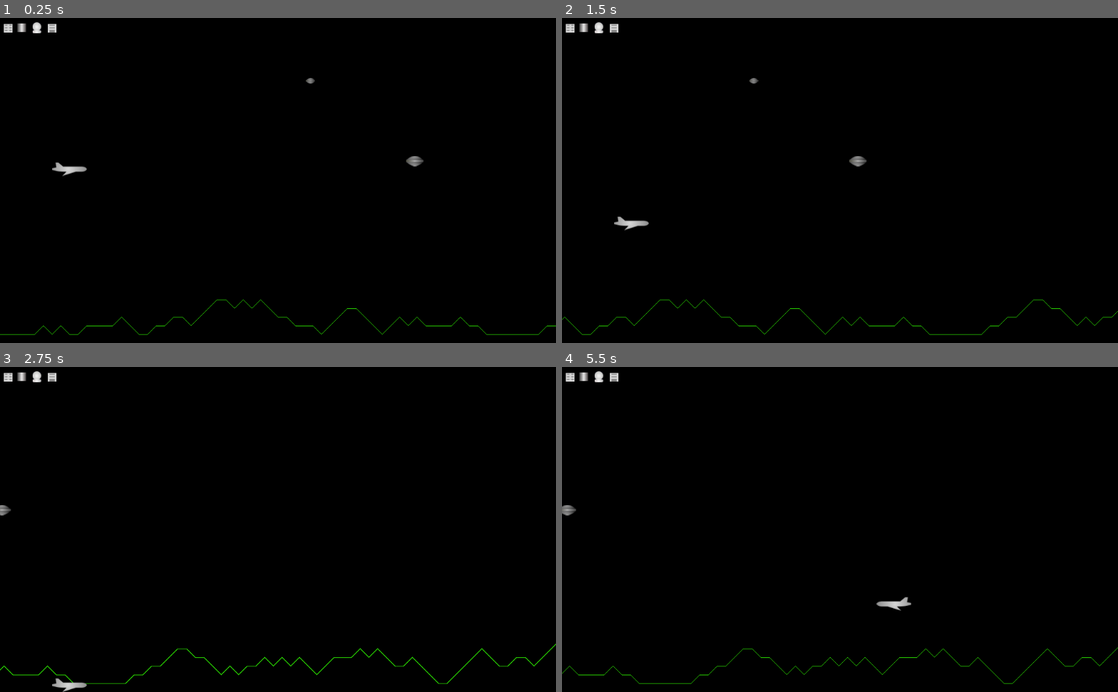
Above: before the commit, frames 1-4 (two rows, left to right).
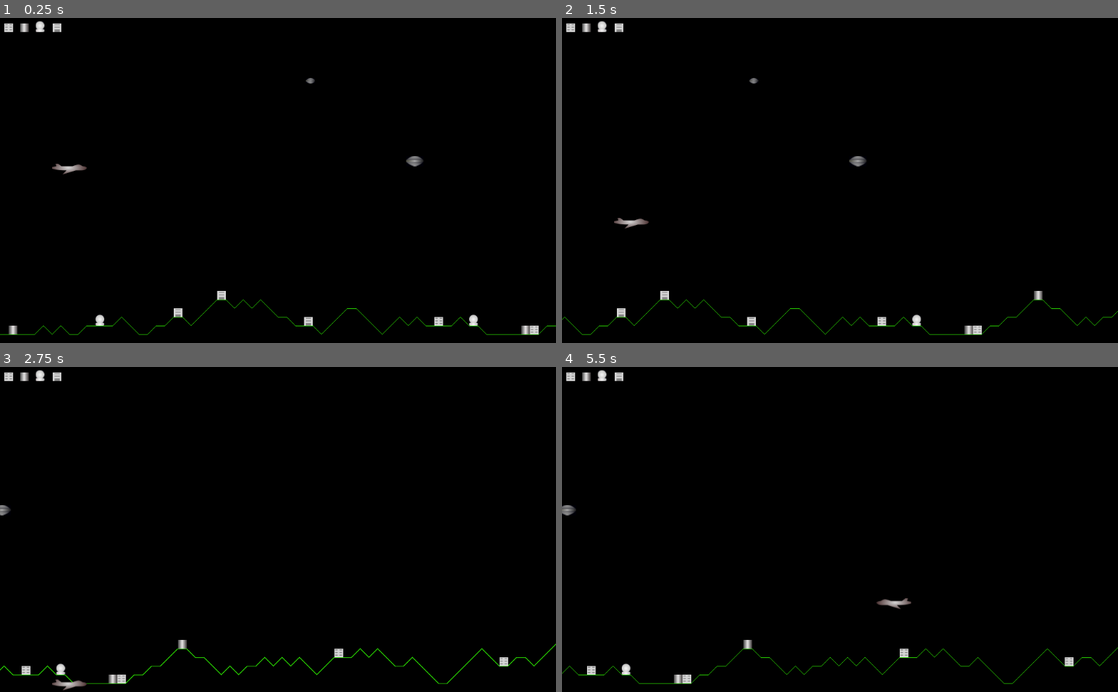
Above: after the commit, the same moments.

Repository: andrew-wilkes/godotia
Game: Godot game, scene res://Main.tscn
Two runs of this game, one before a commit and one after it. Both use one fixed random seed, a clock stepped at 60 frames per second and the inputs below.
Inputs:
- Up to frame 1 (0.25 s): no input
- Up to frame 2 (1.5 s): tap Enter at 0.5 s; hold Right (ui_right) 0.53-1.28 s; hold Down (ui_down) from 1.28 s (still down)
- Up to frame 3 (2.75 s): release Down (ui_down) at 2.03 s; hold Right (ui_right) from 2.03 s (still down)
- Up to frame 4 (5.5 s): release Right (ui_right) at 2.78 s; hold Up (ui_up) 2.78-3.53 s; hold Left (ui_left) 3.53-5.03 s; hold Down (ui_down) from 5.03 s (still down)

The runs differ from the first frame. In frame 1, 0.7% of the frame differs, in the area x 0-97%, y 0-98%; in frame 2, 0.7%; in frame 3, 0.7%; in frame 4, 0.7%.

Commit message:
Add structures to scene

Diff:
--- a/Main.gd
+++ b/Main.gd
@@ -8,7 +8,7 @@
 enum { LEFT, RIGHT }
 
 var background
-var terrain
+var terrain : Terrain
 var player
 var anim : AnimationPlayer
 var scroll_position = 0
@@ -20,8 +20,17 @@
 	terrain = find_node("Terrain")
 	terrain.get_parent().motion_mirroring.x = terrain.last_point.x
 	player = $Player
+	anim = $AnimationPlayer
+	start_game()
+
+
+func start_game():
 	player.position.x = PLAYER_MARGIN
-	anim = $AnimationPlayer
+	# Add structures to terrain flats
+	for point in Structures.coors:
+		var item = Structures.get_item(point, terrain.GRID_SIZE)
+		item.add_to_group("structures")
+		terrain.line.add_child(item)
 
 
 func _process(delta):
--- a/Structure.tscn
+++ b/Structure.tscn
@@ -5,4 +5,5 @@
 
 [node name="Structure" type="Sprite"]
 texture = ExtResource( 2 )
+centered = false
 script = ExtResource( 1 )
--- a/Terrain.gd
+++ b/Terrain.gd
@@ -1,4 +1,6 @@
 extends Node2D
+
+class_name Terrain
 
 const SEED = 7
 const GRID_SIZE = 16.0
@@ -16,6 +18,7 @@
 # warning-ignore:return_value_discarded
 	get_tree().get_root().connect("size_changed", self, "set_base_level")
 	add_points()
+	add_structures()
 
 
 func set_base_level():
@@ -43,3 +46,9 @@
 	if last_point and last_point.y == point.y:
 		flats.append(point)
 	last_point = point
+
+
+func add_structures():
+	flats.shuffle()
+	for i in range(0, flats.size() * Structures.DENSITY):
+		Structures.append_point(flats[i])
--- a/autoload/Structures.gd
+++ b/autoload/Structures.gd
@@ -1,9 +1,12 @@
 extends Node2D
 
 const TEST = true
+const DENSITY = 0.3
+
+var coors = []
 
 func generate():
-	return get_child(randi() % get_child_count()) as Structure
+	return get_child(randi() % get_child_count()).duplicate() as Structure
 
 
 func _ready():
@@ -12,3 +15,13 @@
 			print(generate().title)
 	else:
 		visible = false
+
+
+func append_point(point: Vector2):
+	coors.append(point)
+
+
+func get_item(point: Vector2, grid_size: float):
+	var item = generate()
+	item.position = point - Vector2(grid_size, grid_size)
+	return item
--- a/autoload/Structures.tscn
+++ b/autoload/Structures.tscn
@@ -11,25 +11,30 @@
 script = ExtResource( 1 )
 
 [node name="Apartments" type="Sprite" parent="."]
-position = Vector2( 15.4044, 18.9254 )
+position = Vector2( 7.92224, 9.8446 )
 texture = ExtResource( 3 )
+centered = false
 script = ExtResource( 2 )
 title = "Apartment Block"
 
 [node name="Cylinder" type="Sprite" parent="."]
-position = Vector2( 40.0515, 17.8446 )
+position = Vector2( 36.5305, 9.8446 )
 texture = ExtResource( 4 )
+centered = false
 script = ExtResource( 2 )
 title = "Cylinder"
 
 [node name="Gas" type="Sprite" parent="."]
-position = Vector2( 67.7795, 17.9675 )
+position = Vector2( 65.5789, 9.8446 )
 texture = ExtResource( 6 )
+centered = false
+offset = Vector2( 0, -4 )
 script = ExtResource( 2 )
 title = "Gas Tank"
 
 [node name="Office" type="Sprite" parent="."]
-position = Vector2( 95.9476, 18.9254 )
+position = Vector2( 97.268, 9.8446 )
 texture = ExtResource( 5 )
+centered = false
 script = ExtResource( 2 )
 title = "Office Block"
--- a/project.godot
+++ b/project.godot
@@ -13,9 +13,15 @@
 "class": "Structure",
 "language": "GDScript",
 "path": "res://Structure.gd"
+}, {
+"base": "Node2D",
+"class": "Terrain",
+"language": "GDScript",
+"path": "res://Terrain.gd"
 } ]
 _global_script_class_icons={
-"Structure": ""
+"Structure": "",
+"Terrain": ""
 }
 
 [application]
Binary file changed: textures/plane.png
Binary file changed: textures/ufo-16.png
Binary file changed: textures/ufo-32.png
